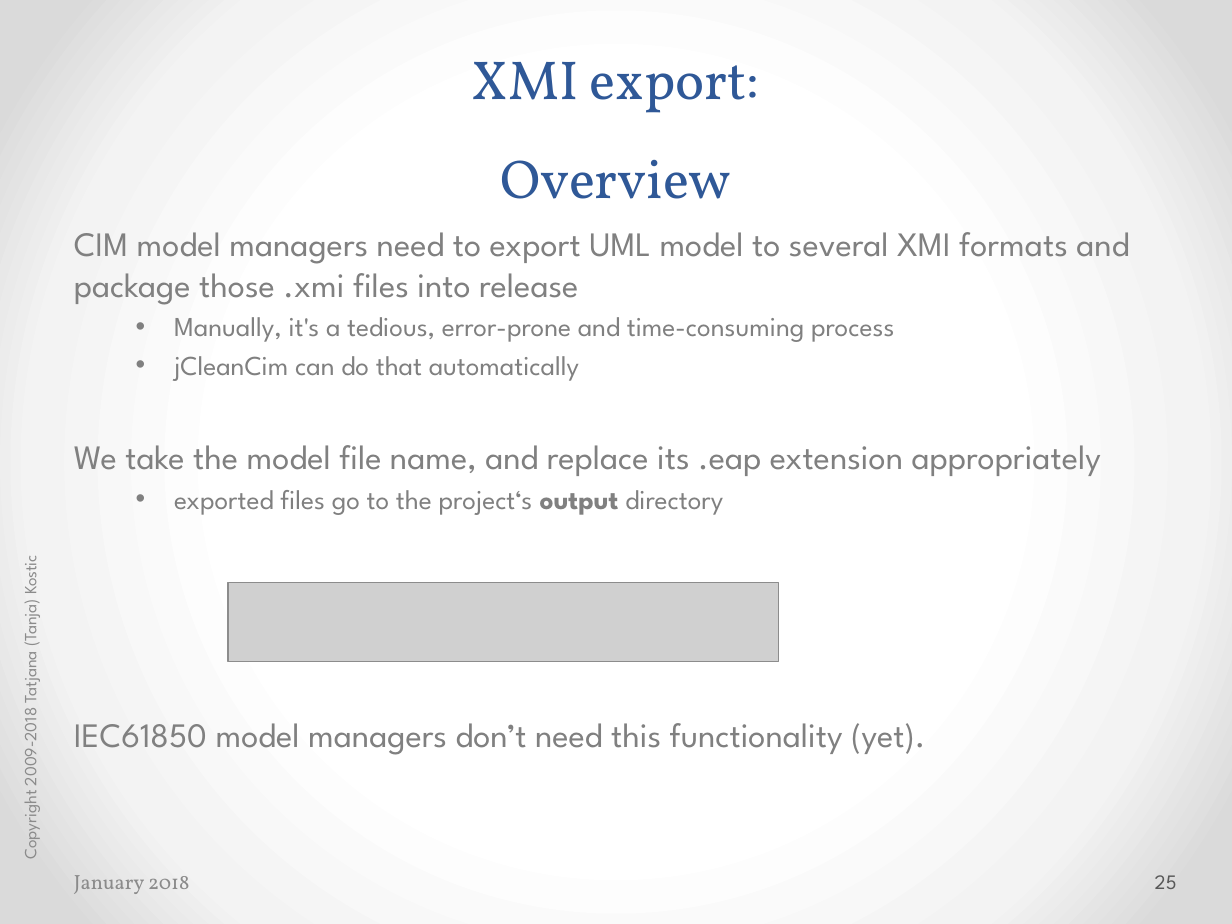
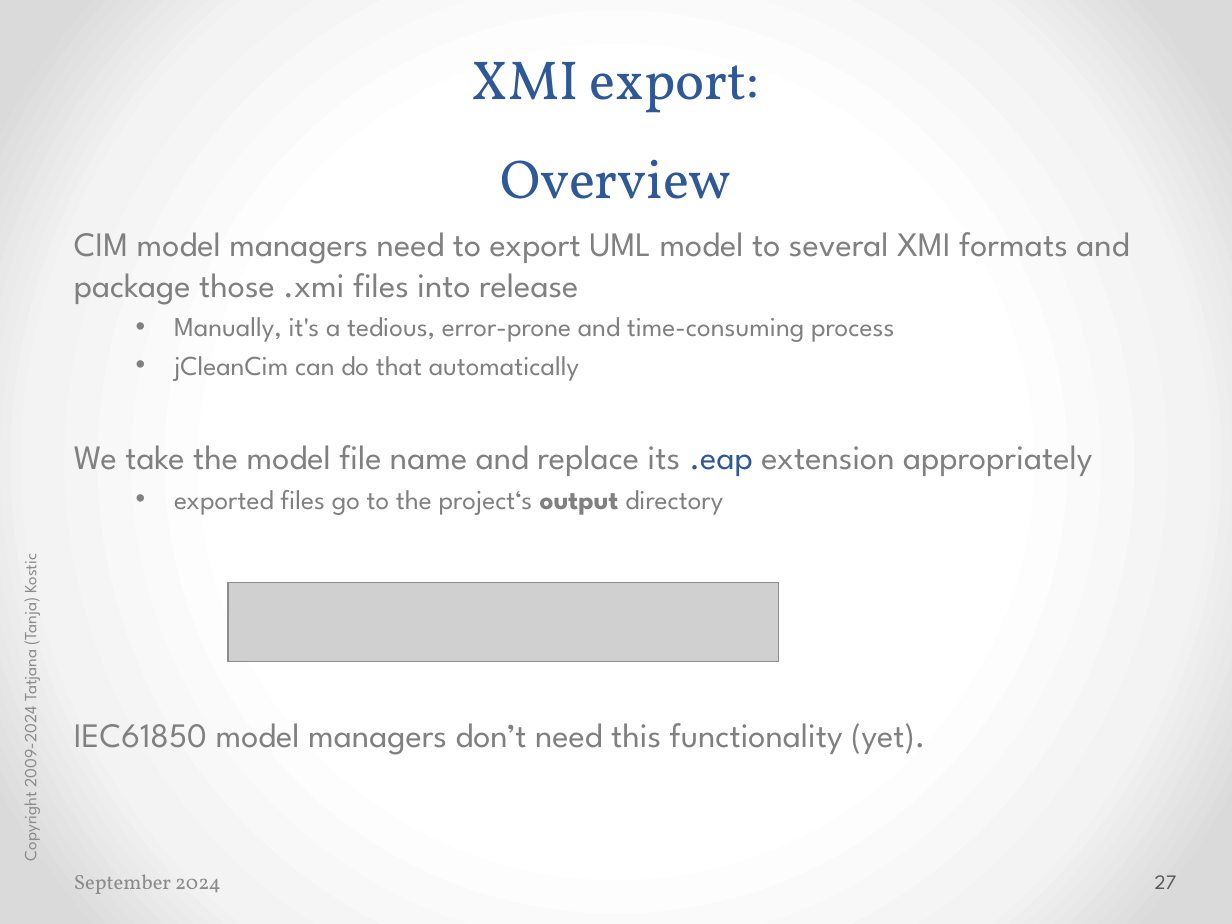
Before and after one commit to cimug-org/jCleanCim, a slide deck: slide 27 of doc/jCleanCimIntro.pptx (slide 25 before the commit). Drawn at 1232x924 pixels with LibreOffice and Linux fonts; fonts in the diff are those of the drawing; grey boxes stand for pictures. Boxes give left, top, right and bottom in pixels: in the first picture for what was removed or moved away, otherwise in the second. Text is boxed around its words. In the diff, an @@ line names an element or a change of style, - is before the commit and + after.

```diff
--- a/doc/jCleanCimIntro.pptx
+++ b/doc/jCleanCimIntro.pptx
@@ text at bbox=[74, 445, 1092, 476]: text changed @@
-We take the model file name, and replace its .eap extension appropriately
+We take the model file name and replace its .eap extension appropriately
@@ text at bbox=[17, 558, 42, 859]: text changed @@
-Copyright 2009-2018 Tatjana (Tanja) Kostic
+Copyright 2009-2024 Tatjana (Tanja) Kostic
@@ text at bbox=[74, 874, 221, 894]: text changed @@
-January 2018
+September 2024
@@ page number at bbox=[1155, 875, 1177, 889]: text changed @@
-25
+27
```
Also in this commit, not shown: 74 other slides changed, 2 slides added, 35 other files.
